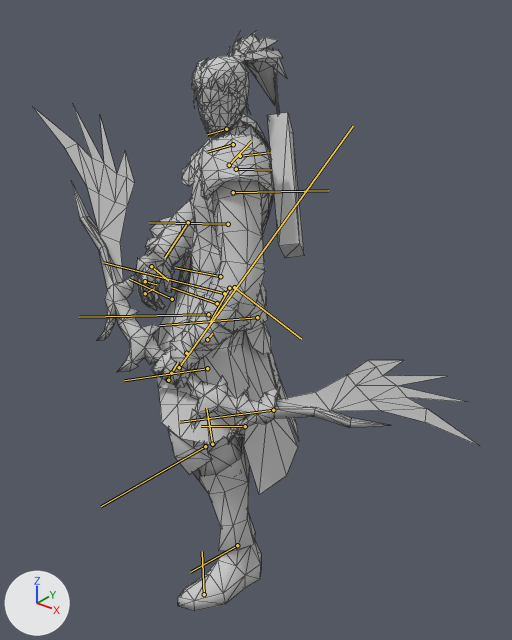
The FBX model Assets/_Project/ArtAssets/Models/Chars/Monster/4008/Monster_4008_FBX.FBX, before and after one commit.
One viewpoint serves both versions: a 50 mm camera at (1.73, -1.98, 2.16) aimed at (0.26, -0.15, 1.02). Arrows for +X, +Y and +Z are at lower left; the lights stay in place. Both versions are drawn at frame 274 of the action 'Take 001'; the numbers are the values there. The bones that bend it are drawn over the model as lines. Mesh edges are drawn as thin lines.

Names of what the first picture shows: 'boss_gongjian'.
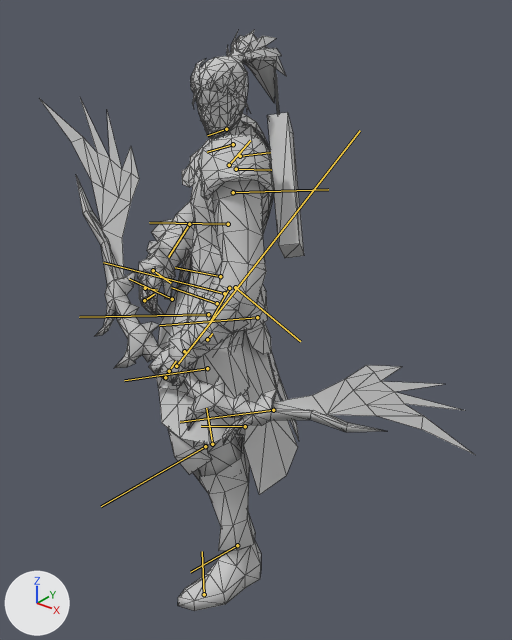
Boxes [x1, y1, x2, y2] around the edits, measured in the pictures (512 x 640 px):
'boss_gongjian', posed
    before: [33, 31, 478, 611]
    after: [40, 29, 475, 611]
bone 'Bip01 L UpperArm', root to tip
    before: (233, 192) to (328, 190)
    after: (233, 192) to (328, 189)
bone 'Bip01 L Forearm', root to tip
    before: (234, 287) to (301, 339)
    after: (235, 287) to (300, 341)
bone 'Bip01 R UpperArm', root to tip
    before: (229, 165) to (251, 141)
    after: (229, 165) to (250, 140)
bone 'Bip01 R Forearm', root to tip
    before: (188, 222) to (165, 257)
    after: (189, 224) to (168, 257)
bone 'Bip01 R Hand', root to tip
    before: (151, 266) to (168, 280)
    after: (153, 270) to (171, 283)
bone 'Bip01 Prop2', root to tip
    before: (179, 367) to (353, 126)
    after: (176, 366) to (360, 130)

Patch to the scene script:
```diff
--- a/Assets/_Project/ArtAssets/Models/Chars/Monster/4008/Monster_4008_FBX.FBX.py
+++ b/Assets/_Project/ArtAssets/Models/Chars/Monster/4008/Monster_4008_FBX.FBX.py
@@ bone_bip01_l_upperarm @@
 bone_bip01_l_upperarm = bpy.data.objects['Bip01'].pose.bones['Bip01 L UpperArm']  # child of 'Bip01 L Clavicle'
-bone_bip01_l_upperarm.rotation_quaternion = (0.978, -0.201, -0.046, -0.017)  # degrees (-23, -6, -1)
+bone_bip01_l_upperarm.rotation_quaternion = (0.978, -0.204, -0.05, -0.009)  # degrees (-24, -6, 0)
@@ bone_bip01_l_forearm @@
 bone_bip01_l_forearm = bpy.data.objects['Bip01'].pose.bones['Bip01 L Forearm']  # child of 'Bip01 L UpperArm'
-bone_bip01_l_forearm.rotation_quaternion = (0.983, 0.0, 0.0, -0.184)  # degrees (0, 0, -21)
+bone_bip01_l_forearm.rotation_quaternion = (0.978, 0.0, 0.0, -0.209)  # degrees (0, 0, -24)
@@ bone_bip01_r_upperarm @@
 bone_bip01_r_upperarm = bpy.data.objects['Bip01'].pose.bones['Bip01 R UpperArm']  # child of 'Bip01 R Clavicle'
-bone_bip01_r_upperarm.rotation_quaternion = (0.944, -0.153, 0.272, -0.106)  # degrees (-23, 29, -19)
+bone_bip01_r_upperarm.rotation_quaternion = (0.946, -0.162, 0.262, -0.103)  # degrees (-24, 28, -18)
@@ bone_bip01_r_forearm @@
 bone_bip01_r_forearm = bpy.data.objects['Bip01'].pose.bones['Bip01 R Forearm']  # child of 'Bip01 R UpperArm'
-bone_bip01_r_forearm.rotation_quaternion = (0.887, 0.0, 0.0, -0.462)  # degrees (0, 0, -55)
+bone_bip01_r_forearm.rotation_quaternion = (0.899, 0.0, 0.0, -0.438)  # degrees (0, 0, -52)
@@ bone_bip01_r_hand @@
 bone_bip01_r_hand = bpy.data.objects['Bip01'].pose.bones['Bip01 R Hand']  # child of 'Bip01 R Forearm'
-bone_bip01_r_hand.rotation_quaternion = (0.892, -0.439, -0.076, 0.072)  # degrees (-53, -4, 11)
+bone_bip01_r_hand.rotation_quaternion = (0.894, -0.445, -0.006, 0.05)  # degrees (-53, 2, 5)
@@ bone_bip01_prop2 @@
 bone_bip01_prop2 = bpy.data.objects['Bip01'].pose.bones['Bip01 Prop2']
-bone_bip01_prop2.location = (0.107, -0.182, -0.132)
-bone_bip01_prop2.rotation_quaternion = (-0.697, -0.569, -0.186, -0.394)  # degrees (73, -11, 51)
+bone_bip01_prop2.location = (0.118, -0.182, -0.126)
+bone_bip01_prop2.rotation_quaternion = (-0.706, -0.558, -0.174, -0.401)  # degrees (71, -12, 51)
```
